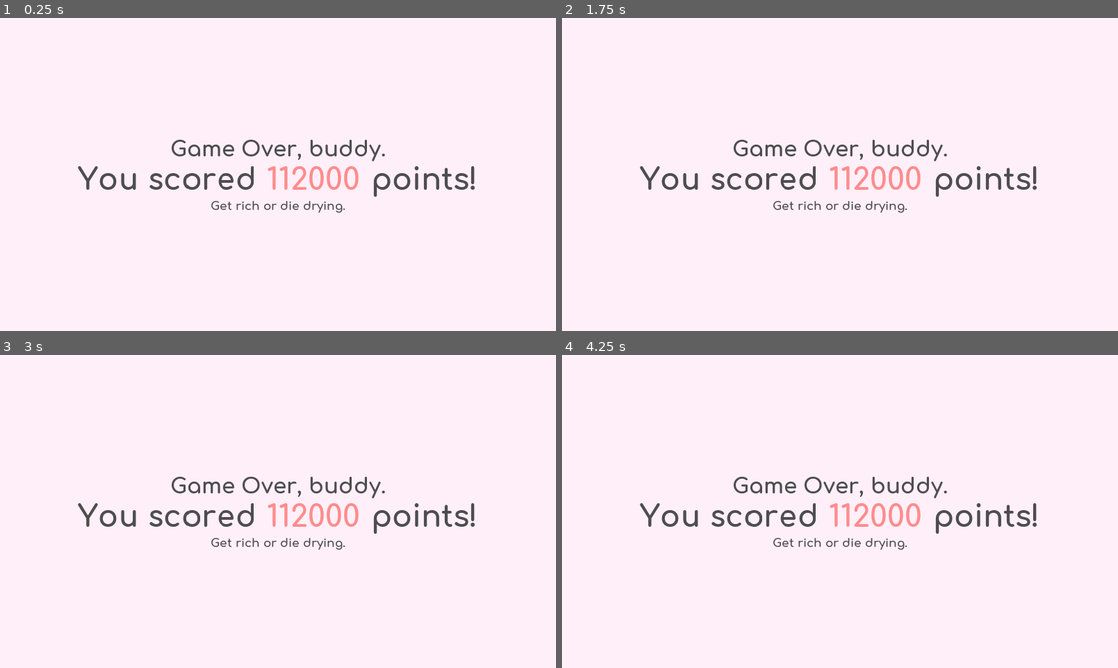
Above: before the commit, frames 1-4 (two rows, left to right).
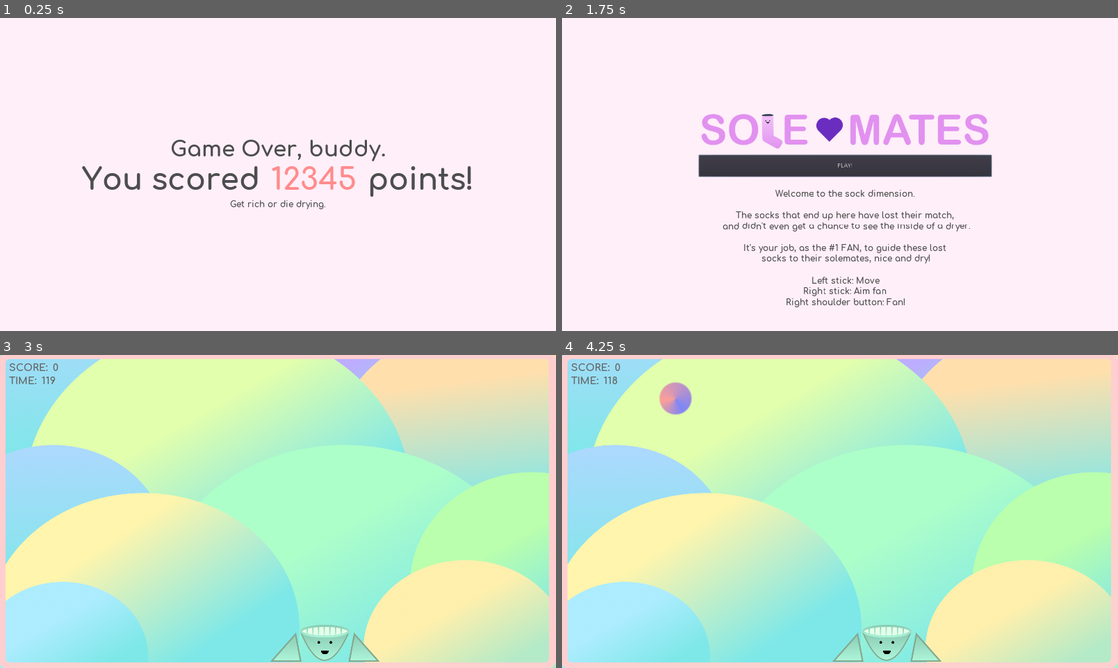
Above: after the commit, the same moments.

Repository: Dexterminator/solemates
Game: Godot game, scene res://Scenes/GameOver/GameOver.tscn
Two runs of this game, one before a commit and one after it. Both use one fixed random seed, a clock stepped at 60 frames per second and the inputs below. This scene is started directly instead of the project's main scene.
Inputs:
- Up to frame 1 (0.25 s): no input
- Up to frame 2 (1.75 s): tap Enter (ui_accept) at 0.5, 0.6, 0.77, 1.07, 1.25, 1.35, 1.52 s
- Up to frame 3 (3 s): tap Enter (ui_accept) at 1.82, 2.1, 2.75, 2.85 s
- Up to frame 4 (4.25 s): tap Enter (ui_accept) at 3.02, 3.32, 3.5, 3.6, 3.77, 4.07 s

The runs differ from the first frame. In frame 1, 2.8% of the frame differs, in the area x 14-86%, y 47-63%; in frame 2, 10%; in frame 3, 100%, in the area x 0-100%, y 0-100%; in frame 4, 100%.
Error after the commit: Invalid get index 'latest_score' (on base: 'Nil'). (res://Scenes/GameOver/GameOver.gd:22)

Commit message:
Complete flow between screens

Diff:
--- /dev/null
+++ b/Helpers/ScoreFile.gd
@@ -0,0 +1,24 @@
+extends Node2D
+
+class_name ScoreFile
+
+const file_path = "user://score.save"
+
+static func get_scores():
+	var score_file = File.new()
+	if not score_file.file_exists(file_path):
+		return
+
+	score_file.open("user://score.save", File.READ)
+	return parse_json(score_file.get_as_text())
+
+static func save_high_score(new_score):
+	var high_score = 0
+	var score_file = File.new()
+	score_file.open(file_path, File.WRITE)
+
+	score_file.store_string(to_json({
+		"latest_score": new_score,
+		"high_score": new_score
+		}))
+	score_file.close()
--- /dev/null
+++ b/Scenes/GameOver/GameOver.gd
@@ -0,0 +1,31 @@
+extends Node2D
+
+var progress_possible = false
+onready var score_label = $MarginContainer/VBoxContainer/HBoxContainer2/ScoreLabel
+onready var pun_label = $MarginContainer/VBoxContainer/HBoxContainer3/PunLabel
+const score_file = preload("res://Helpers/ScoreFile.gd")
+var puns = [
+	"Get rich or die drying.",
+	"Do you ever feel like you might have Sockholm syndrome?",
+	"I'll be doing this until the day I dry.",
+	"That was fan-tastic!",
+	"Does making laundry puns mean you've reached sock bottom?",
+	"I scored zero points and became the laughing sock of the whole town.",
+	"Wow, those socks are in lint condition.",
+	"If you don't think this funny you need a dryer sense of humor.",
+]
+
+func random_choice(arr):
+	return arr[randi() % arr.size()]
+
+func _ready():
+	var latest_score = score_file.get_scores()["latest_score"]
+	score_label.set_text(str(latest_score))
+	pun_label.set_text(random_choice(puns))
+
+func _process(delta):
+	if progress_possible and (Input.is_action_just_pressed("fan") or Input.is_action_just_pressed("ui_accept")):
+		get_tree().change_scene("res://Scenes/MainMenu/MainMenu.tscn")
+
+func _on_Timer_timeout():
+	progress_possible = true
--- a/Scenes/GameOver/GameOver.tscn
+++ b/Scenes/GameOver/GameOver.tscn
@@ -1,6 +1,7 @@
-[gd_scene load_steps=8 format=2]
+[gd_scene load_steps=9 format=2]
 
 [ext_resource path="res://Assets/Comfortaa-Bold.ttf" type="DynamicFontData" id=1]
+[ext_resource path="res://Scenes/GameOver/GameOver.gd" type="Script" id=2]
 
 [sub_resource type="DynamicFont" id=1]
 size = 50
@@ -22,10 +23,11 @@
 font_data = ExtResource( 1 )
 
 [sub_resource type="DynamicFont" id=6]
-size = 28
+size = 20
 font_data = ExtResource( 1 )
 
 [node name="GameOver" type="Node2D"]
+script = ExtResource( 2 )
 
 [node name="ColorRect" type="ColorRect" parent="."]
 margin_right = 1280.0
@@ -51,7 +53,7 @@
 
 [node name="VBoxContainer" type="VBoxContainer" parent="MarginContainer"]
 margin_right = 1280.0
-margin_bottom = 201.0
+margin_bottom = 167.0
 
 [node name="HBoxContainer" type="HBoxContainer" parent="MarginContainer/VBoxContainer"]
 margin_right = 1280.0
@@ -72,24 +74,24 @@
 alignment = 1
 
 [node name="Label2" type="Label" parent="MarginContainer/VBoxContainer/HBoxContainer2"]
-margin_left = 173.0
-margin_right = 610.0
+margin_left = 181.0
+margin_right = 618.0
 margin_bottom = 79.0
 custom_fonts/font = SubResource( 3 )
 custom_colors/font_color = Color( 0.305882, 0.305882, 0.305882, 1 )
 text = "You scored "
 
 [node name="ScoreLabel" type="Label" parent="MarginContainer/VBoxContainer/HBoxContainer2"]
-margin_left = 614.0
-margin_right = 831.0
+margin_left = 622.0
+margin_right = 823.0
 margin_bottom = 79.0
 custom_fonts/font = SubResource( 4 )
 custom_colors/font_color = Color( 1, 0.552941, 0.552941, 1 )
-text = "112000"
+text = "12345"
 
 [node name="Label" type="Label" parent="MarginContainer/VBoxContainer/HBoxContainer2"]
-margin_left = 835.0
-margin_right = 1107.0
+margin_left = 827.0
+margin_right = 1099.0
 margin_bottom = 79.0
 custom_fonts/font = SubResource( 5 )
 custom_colors/font_color = Color( 0.305882, 0.305882, 0.305882, 1 )
@@ -98,13 +100,18 @@
 [node name="HBoxContainer3" type="HBoxContainer" parent="MarginContainer/VBoxContainer"]
 margin_top = 144.0
 margin_right = 1280.0
-margin_bottom = 176.0
+margin_bottom = 167.0
 alignment = 1
 
 [node name="PunLabel" type="Label" parent="MarginContainer/VBoxContainer/HBoxContainer3"]
-margin_left = 480.0
-margin_right = 800.0
-margin_bottom = 32.0
+margin_left = 524.0
+margin_right = 756.0
+margin_bottom = 23.0
 custom_fonts/font = SubResource( 6 )
 custom_colors/font_color = Color( 0.305882, 0.305882, 0.305882, 1 )
 text = "Get rich or die drying."
+
+[node name="Timer" type="Timer" parent="."]
+wait_time = 1.5
+autostart = true
+[connection signal="timeout" from="Timer" to="." method="_on_Timer_timeout"]
--- a/Scenes/Main/Main.gd
+++ b/Scenes/Main/Main.gd
@@ -8,8 +8,10 @@
 onready var gui = $GUI
 onready var screen_size =  get_viewport_rect().size
 onready var spawn_timer = $SpawnTimer
+onready var ticker = $Ticker
 const WarpGate = preload("res://Entities/WarpGate/WarpGate.tscn")
 const Sock = preload("res://Entities/Sock/Sock.tscn")
+const score_file = preload("res://Helpers/ScoreFile.gd")
 
 func _ready():
 	gui.set_time(game_time)
@@ -25,9 +27,18 @@
 	score += 10
 	gui.set_score(score)
 
+func _game_over():
+	yield(get_tree().create_timer(1.5), "timeout")
+	score_file.save_high_score(score)
+	get_tree().change_scene("res://Scenes/GameOver/GameOver.tscn")
+
 func _on_Ticker_timeout():
 	game_time -= 1
 	gui.set_time(game_time)
+	if game_time == 0:
+		gui.set_time("Time's up!")
+		ticker.stop()
+		_game_over()
 
 func _on_SpawnTimer_timeout():
 	var x = rand_range(50, screen_size.x - 50)
--- a/Scenes/MainMenu/MainMenu.tscn
+++ b/Scenes/MainMenu/MainMenu.tscn
@@ -30,7 +30,7 @@
 
 [node name="VBoxContainer2" type="VBoxContainer" parent="Menu"]
 margin_right = 674.0
-margin_bottom = 581.0
+margin_bottom = 503.0
 
 [node name="TextureRect" type="TextureRect" parent="Menu/VBoxContainer2"]
 margin_right = 674.0
@@ -53,8 +53,8 @@
 text = "
 Welcome to the sock dimension.
 
-The socks that end up here have lost their
-match, and didn't even get a chance to get dry!
+The socks that end up here have lost their match,
+and didn't even get a chance to see the inside of a dryer.
 
 It's your job, as the #1 FAN, to guide these lost
 socks to their solemates, nice and dry!
--- a/project.godot
+++ b/project.godot
@@ -8,9 +8,14 @@
 
 config_version=4
 
-_global_script_classes=[  ]
+_global_script_classes=[ {
+"base": "Node2D",
+"class": "ScoreFile",
+"language": "GDScript",
+"path": "res://Helpers/ScoreFile.gd"
+} ]
 _global_script_class_icons={
-
+"ScoreFile": ""
 }
 
 [application]
